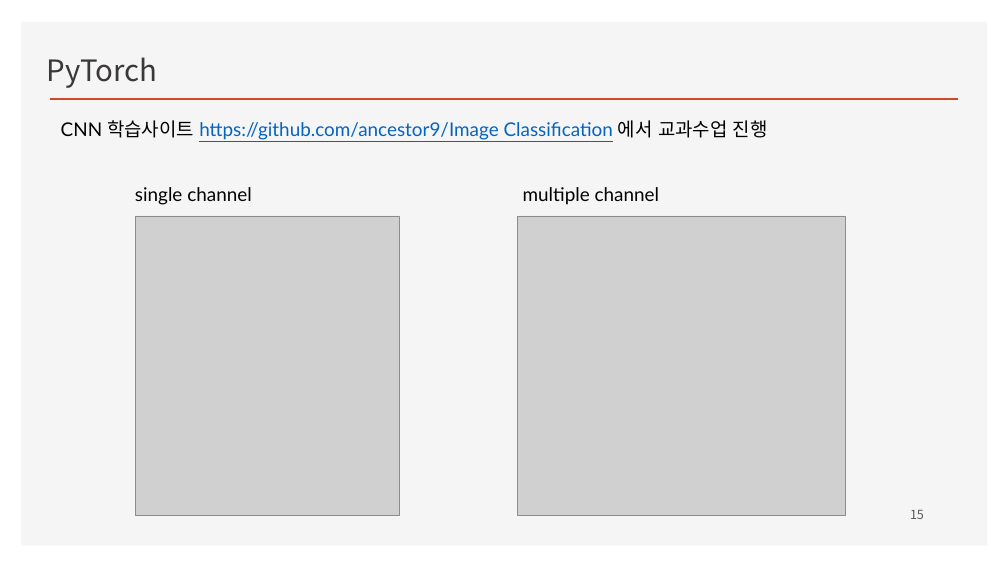
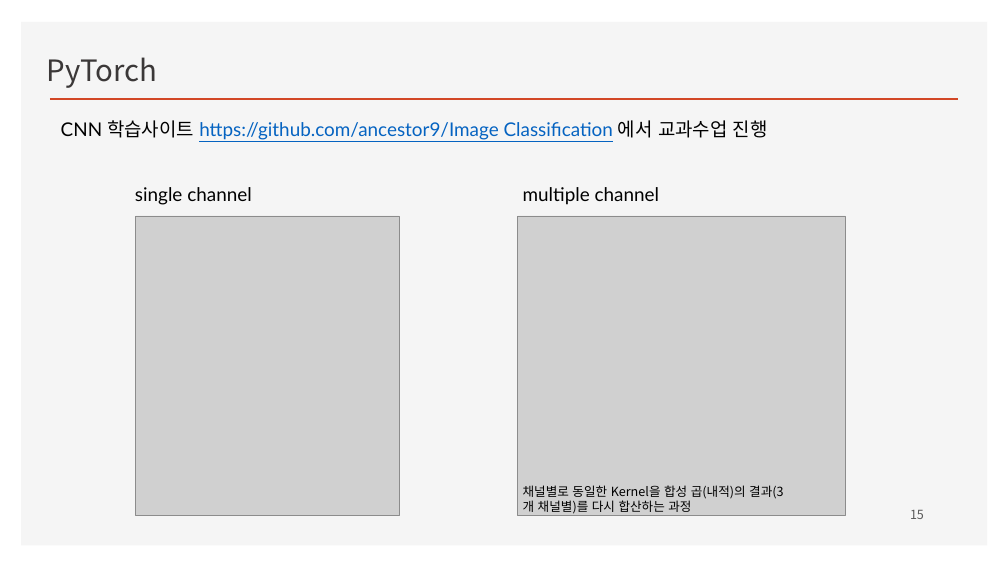
Before and after one commit to ancestor9/2026_Fall_Deep-Learning-with-Python, a slide deck: slide 15 of CNN/CNN.pptx. Drawn at 1008x567 pixels with LibreOffice and Linux fonts; fonts in the diff are those of the drawing; grey boxes stand for pictures; background and template pictures are left out. Boxes give left, top, right and bottom in pixels: in the first picture for what was removed or moved away, otherwise in the second. Text is boxed around its words. In the diff, an @@ line names an element or a change of style, - is before the commit and + after.

```diff
--- a/CNN/CNN.pptx
+++ b/CNN/CNN.pptx
@@ text added at [523, 485, 783, 514], 12 pt, text #000000 @@
+채널별로 동일한 Kernel을 합성 곱(내적)의 결과(3개 채널별)를 다시 합산하는 과정
```
Also in this commit, not shown: 1 other slide changed.
